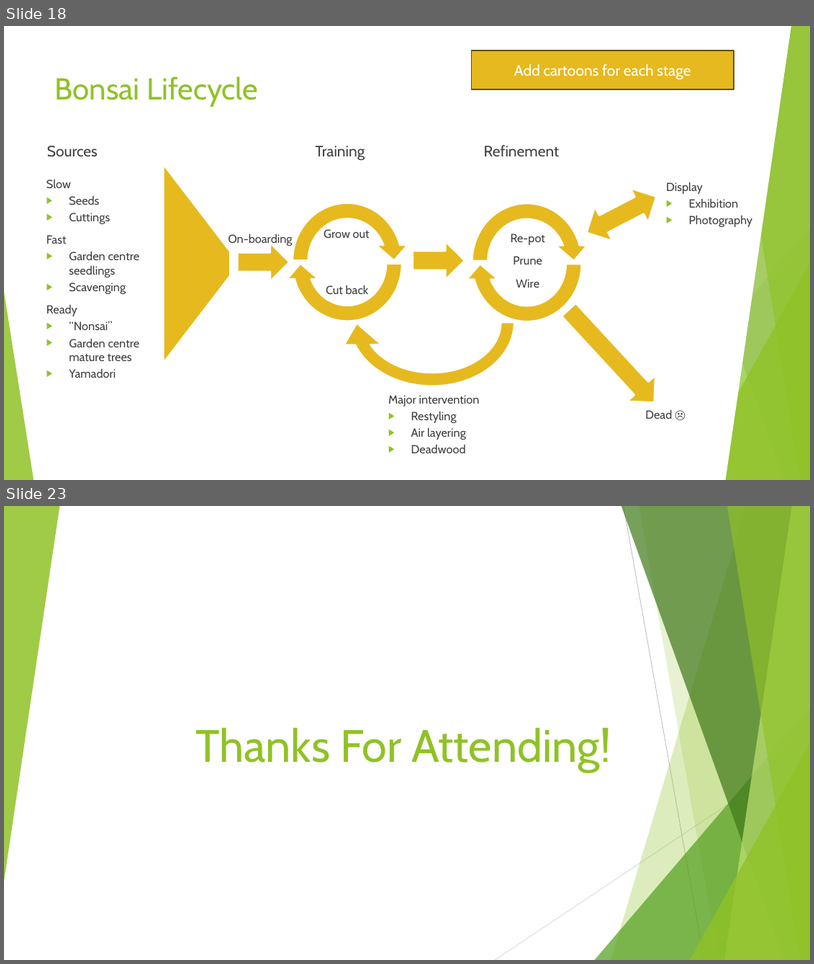
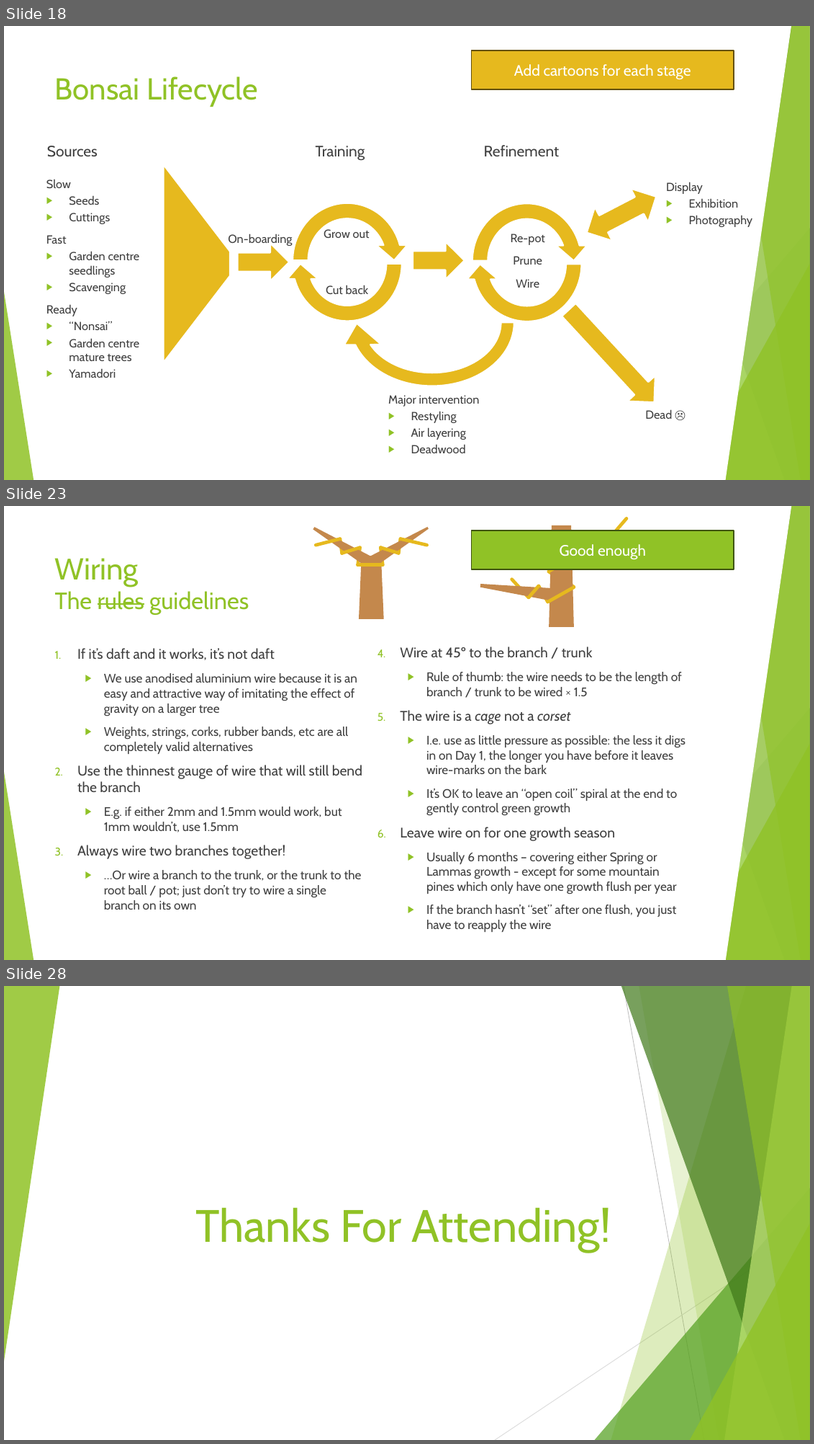
Before and after one commit to AlexLabram/Bonsai, a slide deck: Courseware/Bonsai On A Budget (running).pptx. Shown one above the other, each under a label of ours: slides 18 and 23 before the commit, slides 18, 23 and 28 after it; the slides between them are not shown. The pictures are 814x964 and 814x1444 pixels, drawn with LibreOffice and Linux fonts; fonts in the diff are those of the drawing. Boxes give left, top, right and bottom in pixels: in the first picture for what was removed or moved away, otherwise in the second. Text is boxed around its words. In the diff, an @@ line names an element or a change of style, - is before the commit and + after.

Commit message:
Integrated changes from 3-eve and 2-day series
Needs further work to form a single compelling narrative, esp. around pruning

```diff
--- a/Courseware/Bonsai On A Budget (running).pptx
+++ b/Courseware/Bonsai On A Budget (running).pptx
@@ slide 23 added at (4,506,810,960), background #FFFFFF; not listed: 10 template elements that a slide beside it also shows @@
@@ parallelogram added at (456,506,791,960), fill #FFFFFF, outline #FFFFFF 1.5 pt @@
@@ group added at (480,519,648,627): 7 lines, 3 trapezoids @@
@@ group added at (311,523,432,619): 9 lines, 3 trapezoids @@
@@ rectangle added at (471,530,734,569), fill #90C226, outline #3F5511 1.5 pt, 18 pt, text #FFFFFF @@
+Good enough
@@ title added at (55,558,249,615), 28 pt, text #90C226 @@
+Wiring
+The rules guidelines
@@ text added at (77,648,362,909), 14.8 pt, text #404040 @@
+1. If it’s daft and it works, it’s not daft
+  ▶ We use anodised aluminium wire because it is an easy and attractive way of imitating the effect of gravity on a larger tree
+  ▶ Weights, strings, corks, rubber bands, etc are all completely valid alternatives
+2. Use the thinnest gauge of wire that will still bend the branch
+  ▶ E.g. if either 2mm and 1.5mm would work, but 1mm wouldn’t, use 1.5mm
+3. Always wire two branches together!
+  ▶ …Or wire a branch to the trunk, or the trunk to the root ball / pot; just don’t try to wire a single branch on its own
@@ text added at (400,646,686,932), 14.8 pt, text #404040 @@
+4. Wire at 45º to the branch / trunk
+  ▶ Rule of thumb: the wire needs to be the length of branch / trunk to be wired × 1.5
+5. The wire is a cage not a corset
+  ▶ I.e. use as little pressure as possible: the less it digs in on Day 1, the longer you have before it leaves wire-marks on the bark
+  ▶ It’s OK to leave an “open coil” spiral at the end to gently control green growth
+6. Leave wire on for one growth season
+  ▶ Usually 6 months – covering either Spring or Lammas growth - except for some mountain pines which only have one growth flush per year
+  ▶ If the branch hasn’t “set” after one flush, you just have to reapply the wire
@@ what was slide 23 is now slide 28 @@
```
Also in this commit, not shown: 7 slides changed, 7 other slides added, 2 slides removed.
